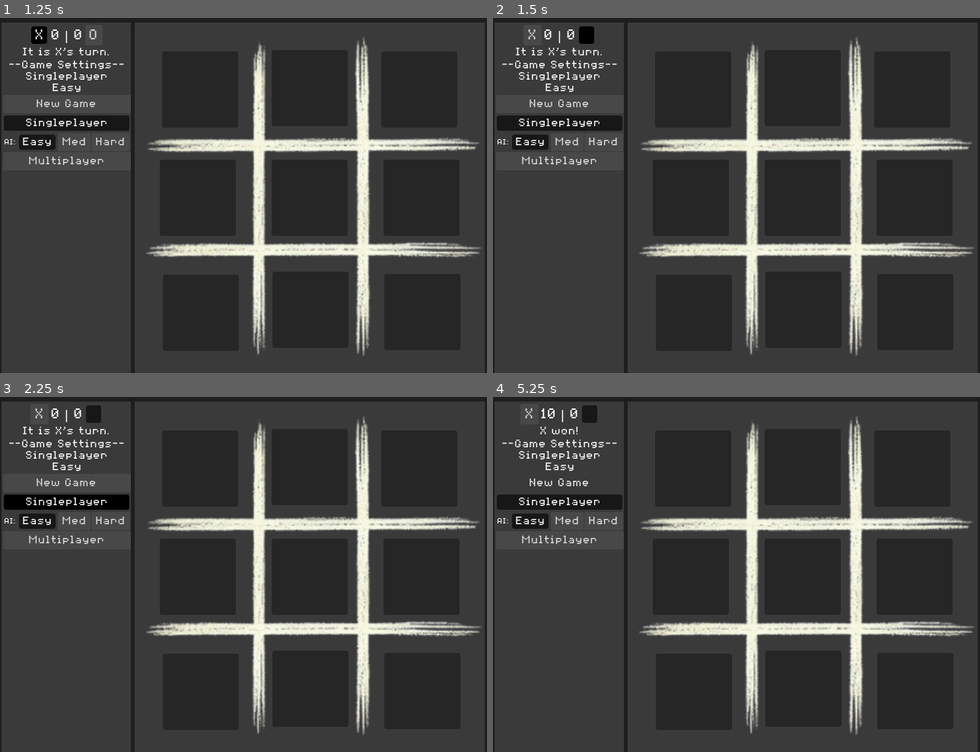
Above: before the commit, frames 1-4 (two rows, left to right).
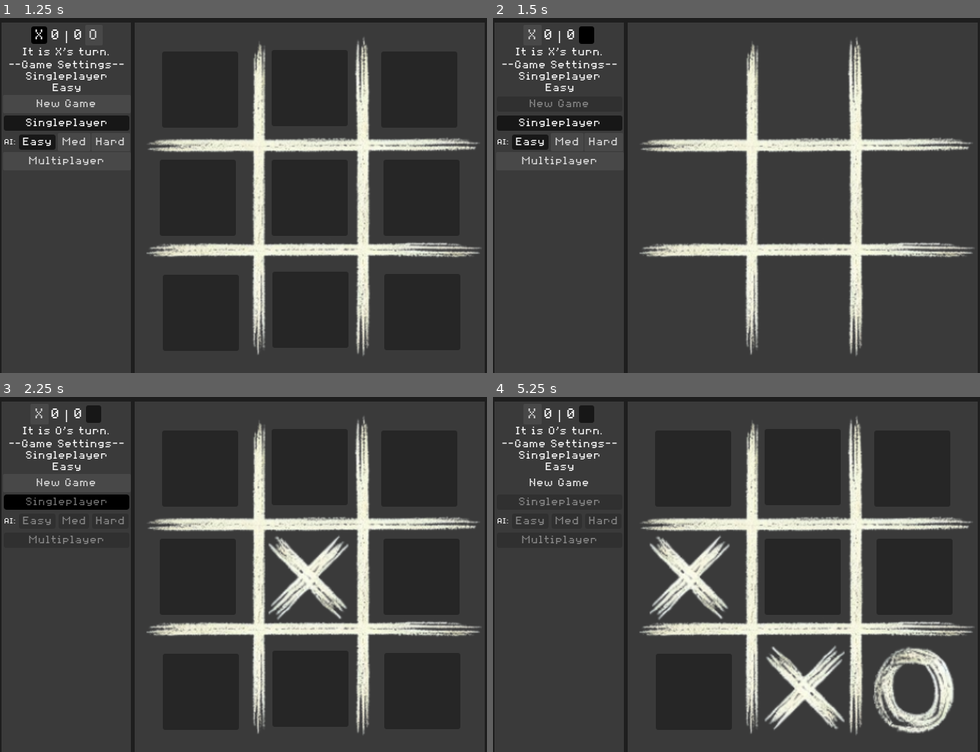
Above: after the commit, the same moments.

Repository: montyplexer/Multiplayer-TicTacToe
Game: Godot game, scene res://scenes/tictactoe.tscn
Same seed, same stepped clock (60 frames per second), same inputs: the game is played once before the commit and once after it.
Inputs (mouse positions are in pixels of both pictures, inside the frame that each line leads up to):
- Up to frame 1 (1.25 s): click "X" at 0.5 s
- Up to frame 2 (1.5 s): click "O" at 1.25 s
- Up to frame 3 (2.25 s): click "Singleplayer" at 2 s
- Up to frame 4 (5.25 s): click (692, 468) at 2.77 s; click "O" at 3.5 s; click (561, 482) at 4.25 s, where only the run after the commit has a clickable "New Game"; click (561, 482) at 5 s, where only the run before the commit has a clickable "New Game"

Frame 1 is identical in both runs. In frame 2, 0.1% of the frame differs, in the area x 7-20%, y 22-26%; in frame 3, 2.6%; in frame 4, 8.0%, in the area x 0-95%, y 2-95%.

Commit message:
Added tile audio and background music.
* Removed minimax code, since my new implementation for hard AI is playing (probably) perfectly already.
* Began adding feature that allows the AI to start first (switch turn order).

Diff:
--- a/scenes/tictactoe.tscn
+++ b/scenes/tictactoe.tscn
@@ -10,6 +10,7 @@
 [ext_resource type="PackedScene" uid="uid://cms4s20g8g7y6" path="res://scenes/tile.tscn" id="4_4phu3"]
 [ext_resource type="ButtonGroup" uid="uid://cofs3o3i8bq78" path="res://style/AIDifficultyButtonGroup.tres" id="4_5gmd5"]
 [ext_resource type="ButtonGroup" uid="uid://p5m3d8d3yqdm" path="res://style/MultiplayerModeButtonGroup.tres" id="5_sgdy3"]
+[ext_resource type="AudioStream" uid="uid://b0r1eiv5s3fe8" path="res://assets/audio/tic-tac-toe_beets-type-beet.mp3" id="11_qe24u"]
 
 [sub_resource type="StyleBoxEmpty" id="StyleBoxEmpty_rxjij"]
 
@@ -375,6 +376,11 @@
 theme = ExtResource("2_8lb4p")
 theme_override_font_sizes/font_size = 20
 text = "New Game"
+
+[node name="BackgroundMusicPlayer" type="AudioStreamPlayer" parent="."]
+unique_name_in_owner = true
+stream = ExtResource("11_qe24u")
+volume_db = -20.0
 
 [connection signal="pressed" from="VBoxTitleBar/HBoxScoreAndGrid/InfoRect/MarginContainer/InfoContainer/ScoreContainer/XScoreTitleButton" to="." method="_on_x_score_title_button_pressed"]
 [connection signal="pressed" from="VBoxTitleBar/HBoxScoreAndGrid/InfoRect/MarginContainer/InfoContainer/ScoreContainer/OScoreTitleButton" to="." method="_on_o_score_title_button_pressed"]
--- a/scenes/tile.tscn
+++ b/scenes/tile.tscn
@@ -1,8 +1,10 @@
-[gd_scene load_steps=4 format=3 uid="uid://cms4s20g8g7y6"]
+[gd_scene load_steps=6 format=3 uid="uid://cms4s20g8g7y6"]
 
 [ext_resource type="Script" path="res://scripts/tile.gd" id="1_h78d4"]
 [ext_resource type="Texture2D" uid="uid://d0pqhfsubbnos" path="res://assets/tic-tac-toe O.png" id="1_rtp1k"]
 [ext_resource type="Texture2D" uid="uid://k1toe3m1lsgh" path="res://assets/tic-tac-toe X.png" id="2_of41w"]
+[ext_resource type="AudioStream" uid="uid://0pa28m34dwt2" path="res://assets/audio/tic-tac-toe_marking-O.wav" id="4_5l5ap"]
+[ext_resource type="AudioStream" uid="uid://dy6xyqe0rscoj" path="res://assets/audio/tic-tac-toe_marking-X.wav" id="5_op0ko"]
 
 [node name="Tile" type="Node2D"]
 script = ExtResource("1_h78d4")
@@ -31,4 +33,14 @@
 grow_horizontal = 2
 grow_vertical = 2
 
+[node name="AudioMarkingO" type="AudioStreamPlayer" parent="."]
+unique_name_in_owner = true
+stream = ExtResource("4_5l5ap")
+volume_db = -9.0
+
+[node name="AudioMarkingX" type="AudioStreamPlayer" parent="."]
+unique_name_in_owner = true
+stream = ExtResource("5_op0ko")
+volume_db = -9.0
+
 [connection signal="pressed" from="ChoiceButton" to="." method="_on_choice_button_pressed"]
--- a/scripts/tictactoe.gd
+++ b/scripts/tictactoe.gd
@@ -18,6 +18,7 @@
 		grid.append([])
 		for c in cols:
 			grid[r].append(".")
+	%BackgroundMusicPlayer.play()
 
 func clear_board():
 	Global.turn_num = 0
@@ -200,22 +201,33 @@
 # --- BUTTON SIGNALS ---
 # ----------------------
 
-# New Game Button
+# (New Game Button)
+
 func _on_new_game_button_pressed():
 	clear_board()
 	toggle_settings_buttons(true)
+	Global.turn = Global.PLAYER.X
+	# Update UI Labels
+	var message = str("It is ",Global.ptos(Global.turn),"'s turn.")
+	ui_update_turn_label(message)
 	Global.new_game_signal.emit()
-
-# Gamemode Settings Buttons
+	# If AI goes first, make them go first
+	if Global.game_settings.opponent_piece == Global.ptos(Global.turn): ai_make_move(ai_easy())
+
+# (Gamemode Settings Buttons)
+
 func _on_singleplayer_button_pressed():
 	Global.game_settings.game_mode = "Singleplayer"
 	ui_update_settings()
+	_on_new_game_button_pressed()
 
 func _on_multiplayer_button_pressed():
 	Global.game_settings.game_mode = "Multiplayer"
 	ui_update_settings()
-
-# Multiplayer Settings Buttons
+	_on_new_game_button_pressed()
+
+# (Multiplayer Settings Buttons)
+
 func _on_hot_seat_button_pressed():
 	Global.game_settings.multiplayer_mode = "Hot Seat"
 	ui_update_settings()
@@ -224,7 +236,8 @@
 	Global.game_settings.multiplayer_mode = "Online"
 	ui_update_settings()
 
-# Singleplayer Settings Buttons
+# (Singleplayer Settings Buttons)
+
 func _on_ai_easy_button_pressed():
 	Global.game_settings.ai_difficulty = "Easy"
 	ui_update_settings()
@@ -236,24 +249,32 @@
 func _on_ai_hard_button_pressed():
 	Global.game_settings.ai_difficulty = "Hard"
 	ui_update_settings()
+
+# (Change Who's Turn It Is Buttons)
 
 func _on_x_score_title_button_pressed():
 	Global.game_settings.your_piece = "X"
 	Global.game_settings.opponent_piece = "O"
-	ui_update_settings()
+	ui_update_turn_label("Now playing as X.")
+	ui_update_settings()
+	_on_new_game_button_pressed()
+
 
 func _on_o_score_title_button_pressed():
-	Global.game_settings.your_piece = "0"
+	Global.game_settings.your_piece = "O"
 	Global.game_settings.opponent_piece = "X"
-	ui_update_settings()
+	ui_update_turn_label("Now playing as O.")
+	ui_update_settings()
+	_on_new_game_button_pressed()
 
 # ----------
 # --- AI ---
 # ----------
 
+## The function representing the AI's turn
 func ai_make_move(ai_move: Vector2):
 	%NewGameButton.disabled = true
-	await get_tree().create_timer(0.5).timeout
+	await get_tree().create_timer(0.75).timeout
 	Global.tile_pressed_signal.emit(ai_move)
 	%NewGameButton.disabled = false
 	end_turn(ai_move)
@@ -263,6 +284,7 @@
 	var open_tiles: Array = available_moves(grid)
 	return open_tiles[randi() % open_tiles.size()]
 
+## Defend against player attacks only. Otherwise choose a random tile.
 func ai_medium():
 	# Defend against player
 	var move = imminent_victory(Global.game_settings.your_piece, grid)
@@ -270,6 +292,24 @@
 	# Attack (randomly)
 	return ai_easy()
 
+## Actively try to win the game. Only defend if there is no imminent AI victory.
+func ai_hard():
+	if Global.turn_num == 1:
+		if grid[1][1] == ".":
+			return Vector2(1,1)
+		var corners = available_corners()
+		return corners[randi() % corners.size()]
+	if Global.turn_num == 3:
+		if grid[1][1] == Global.game_settings.opponent_piece:
+			if Global.game_settings.your_piece == grid[0][0] and grid[0][0] == grid[2][2]:
+				var edges = available_edges()
+				return edges[randi() % edges.size()]
+	var next_move = imminent_victory(Global.game_settings.opponent_piece, grid)
+	if next_move != Vector2(-1,-1): return next_move
+	return ai_medium()
+
+## A board with an imminent victory is one where a player, on their next turn, wins the game.
+## Returns true if the board has an imminent victory for the player specified.
 func imminent_victory(piece: String, grid: Array):
 	for n in 3:
 		# Row-wise player victory imminent
@@ -303,6 +343,38 @@
 		return Vector2(0,2)
 	return Vector2(-1,-1)
 
+## Returns list of board corner tiles that are unclaimed.
+func available_corners():
+	var corners = []
+	if grid[0][0] == ".": corners.append(Vector2(0,0))
+	if grid[0][2] == ".": corners.append(Vector2(0,2))
+	if grid[2][2] == ".": corners.append(Vector2(2,2))
+	if grid[2][0] == ".": corners.append(Vector2(2,0))
+	return corners
+
+## Returns list of board edge tiles that are unclaimed.
+func available_edges():
+	var edges = []
+	if grid[0][1] == ".": edges.append(Vector2(0,1))
+	if grid[1][0] == ".": edges.append(Vector2(1,0))
+	if grid[1][2] == ".": edges.append(Vector2(1,2))
+	if grid[2][1] == ".": edges.append(Vector2(2,1))
+	return edges
+
+## Returns list of all unclaimed board tiles.
+func available_moves(game_state: Array):
+	var open_tiles: Array = []
+	for r in rows:
+		for c in cols:
+			if grid[r][c] == ".":
+				open_tiles.append(Vector2(r,c))
+	return open_tiles
+
+# ---------------
+# --- Utility ---
+# ---------------
+
+## Creates a deep copy of a 2D array.
 func deep_copy_2D(original: Array):
 	var new_vector: Array = []
 	for r in original.size():
@@ -310,107 +382,3 @@
 		for c in original[r].size():
 			new_vector[r].append(original[r][c])
 	return new_vector
-
-func available_corners():
-	var corners = []
-	if grid[0][0] == ".": corners.append(Vector2(0,0))
-	if grid[0][2] == ".": corners.append(Vector2(0,2))
-	if grid[2][2] == ".": corners.append(Vector2(2,2))
-	if grid[2][0] == ".": corners.append(Vector2(2,0))
-	return corners
-
-func available_edges():
-	var edges = []
-	if grid[0][1] == ".": edges.append(Vector2(0,1))
-	if grid[1][0] == ".": edges.append(Vector2(1,0))
-	if grid[1][2] == ".": edges.append(Vector2(1,2))
-	if grid[2][1] == ".": edges.append(Vector2(2,1))
-	return edges
-
-func ai_hard():
-	if Global.turn_num == 1:
-		if grid[1][1] == ".":
-			return Vector2(1,1)
-		var corners = available_corners()
-		return corners[randi() % corners.size()]
-	if Global.turn_num == 3:
-		if grid[1][1] == Global.game_settings.opponent_piece:
-			if Global.game_settings.your_piece == grid[0][0] and grid[0][0] == grid[2][2]:
-				var edges = available_edges()
-				return edges[randi() % edges.size()]
-	var next_move = imminent_victory(Global.game_settings.opponent_piece, grid)
-	if next_move != Vector2(-1,-1): return next_move
-	return ai_medium()
-
-
-	# Attempt at Minimax (very inefficient, brute force)
-	var best_val: int = -INF
-	var best_move: Vector2
-	var potential_state: Array = deep_copy_2D(grid)
-	var moves = available_moves(grid)
-
-	print("Available Moves: ",moves)
-
-	for move in moves:
-		potential_state[move.x][move.y] = Global.game_settings.opponent_piece
-		var move_val = minimax(deep_copy_2D(potential_state),0,false)
-		potential_state[move.x][move.y] = "."
-
-		if move_val > best_val:
-			best_move = move
-			best_val = move_val
-
-	print("AI HARD BEST MOVE: ",best_move)
-	return best_move
-
-func score(game_state: Array):
-	# If AI won, return +10
-	if has_won(Global.game_settings.opponent_piece,game_state):
-		return +10
-	# If player won, return 0
-	elif has_won(Global.game_settings.your_piece,game_state):
-		return -10
-	# If draw, return +5
-	elif is_draw(game_state):
-		return 0
-	else:
-		return 0
-
-func available_moves(game_state: Array):
-	var open_tiles: Array = []
-	for r in rows:
-		for c in cols:
-			if grid[r][c] == ".":
-				open_tiles.append(Vector2(r,c))
-	return open_tiles
-
-func minimax(game_state: Array, depth: int, is_ai_turn: bool):
-
-	# Base Case: If game is over, return the score for the AI (win, draw, or loss)
-	if score(game_state): return score(game_state)
-
-	if depth > 2: return 0
-
-	# Recursive Case
-	var open_tiles = available_moves(game_state)
-
-	if is_ai_turn:
-		var best_val = -INF
-		for move in open_tiles:
-			var new_state = deep_copy_2D(game_state)
-			new_state[move.x][move.y] = Global.game_settings.opponent_piece
-			print("New Call: ",is_ai_turn," ",depth," ",new_state)
-			var val = minimax(new_state,depth+1,false)
-			print("VAL MAX: ",val)
-			best_val = max(best_val,val)
-		return best_val
-	else:
-		var best_val = +INF
-		for move in open_tiles:
-			var new_state = deep_copy_2D(game_state)
-			print("DEEP COPY: ",new_state)
-			new_state[move.x][move.y] = Global.game_settings.your_piece
-			var val = minimax(new_state,depth+1,true)
-			print("VAL MIN: ",val)
-			best_val = min(best_val,val)
-		return best_val
--- a/scripts/tile.gd
+++ b/scripts/tile.gd
@@ -40,7 +40,7 @@
 func reset_tile():
 	$X.visible = false
 	$O.visible = false
-	$ChoiceButton.visible = true
+	$ChoiceButton.visible = (Global.game_settings.your_piece == Global.ptos(Global.turn))
 	player = "."
 
 	# Sprite variation
@@ -62,10 +62,12 @@
 func set_tile_sprite(tile_id: Vector2):
 	if Global.turn == Global.PLAYER.X and tile_id == id:
 		$X.visible = true
+		$AudioMarkingX.play()
 		player = "X"
 	if Global.turn == Global.PLAYER.O and tile_id == id:
 		$O.visible = true
-		player = "0"
+		$AudioMarkingO.play()
+		player = "O"
 
 func _on_choice_button_pressed():
 	$ChoiceButton.visible = false
Not shown, added: assets/audio/tic-tac-toe_beets-type-beet.mp3.import
Not shown, added: assets/audio/tic-tac-toe_marking-O.wav.import
Not shown, added: assets/audio/tic-tac-toe_marking-X.wav.import
Not shown: 1 places in scenes/tictactoe.tscn that only renumber resources
Not shown, added: assets/audio/tic-tac-toe_beets-type-beet.mp3
Not shown, added: assets/audio/tic-tac-toe_marking-O.wav
Not shown, added: assets/audio/tic-tac-toe_marking-X.wav
